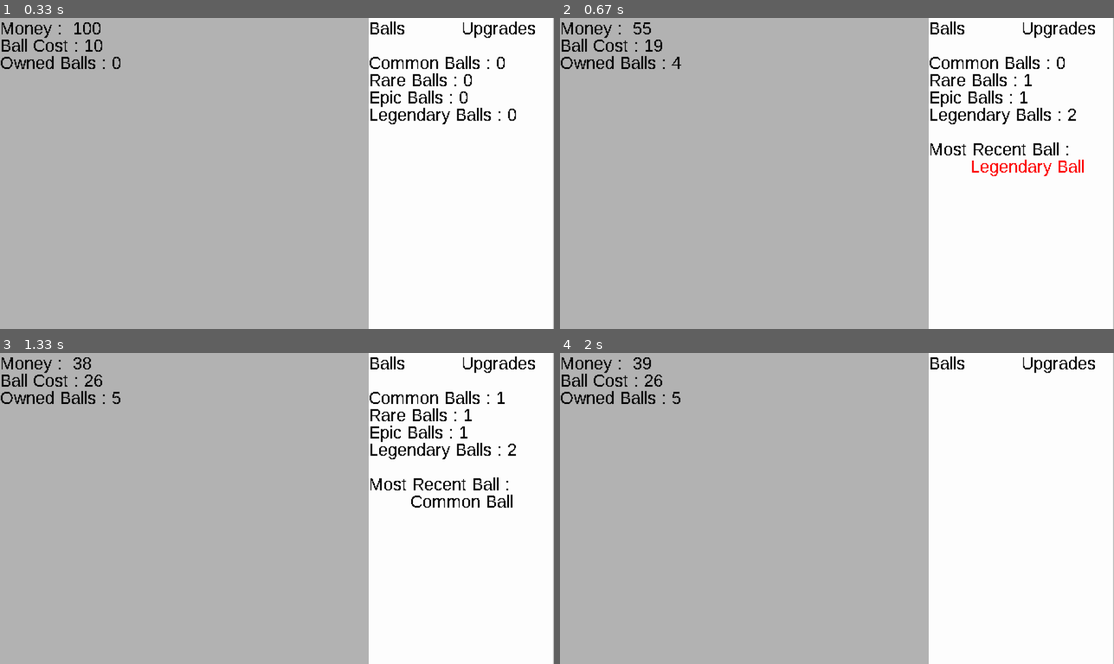
Above: before the commit, frames 1-4 (two rows, left to right).
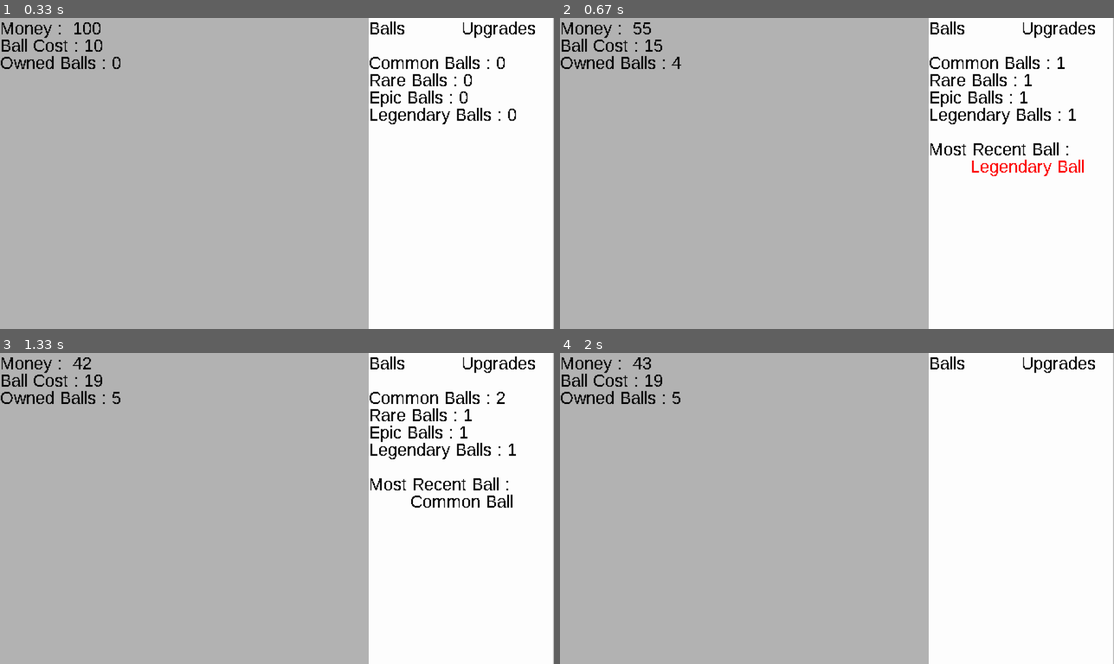
Above: after the commit, the same moments.

Repository: LZX1000/College-I
Game: pygame game, started from Incremental_Incremental.py
The game is run twice, just before and just after one commit, with the same random seed, the same clock (stepped at 60 frames per second) and the same inputs.
Inputs (mouse positions are in pixels of both pictures, inside the frame that each line leads up to):
- Up to frame 1 (0.33 s): no input
- Up to frame 2 (0.67 s): hold Enter from 0.33 s (still down)
- Up to frame 3 (1.33 s): release Enter at 0.8 s; click (144, 511) at 0.88 s; click (105, 583) at 1.22 s
- Up to frame 4 (2 s): right-click (704, 446) at 1.55 s; click (637, 499) at 1.88 s

Frame 1 is identical in both runs. In frame 2, less than 0.1% of the frame differs, in the area x 17-94%, y 6-34%; in frame 3, 0.2%, in the area x 13-94%, y 1-34%; in frame 4, 0.1%.

Commit message:
Scale price and rareties

Diff:
--- a/Incremental_Incremental.py
+++ b/Incremental_Incremental.py
@@ -7,15 +7,15 @@
     class Ball:
         def __init__(self):
             rarity = random.randint(1, 100)
-            if rarity <= 50:
+            if rarity <= 75:
                 self.rarity = "Common"
                 self.color = (0, 0, 0)
                 self.money_value = 1
-            elif rarity <= 80:
+            elif rarity <= 95:
                 self.rarity = "Rare"
                 self.color = (0, 0, 255)
                 self.money_value = 5
-            elif rarity <= 95:
+            elif rarity <= 99:
                 self.rarity = "Epic"
                 self.color = (255, 0, 255)
                 self.money_value = 25
@@ -140,13 +140,13 @@
                 enter_timer = time.monotonic()
                 if player_money >= new_ball_cost:
                     player_money -= new_ball_cost
-                    new_ball_cost = (len(balls) ** 2) + 10
+                    new_ball_cost = int(round(len(balls) ** 2) / 2 + 11)
                     unresolved_balls.append(0)
                     enter_interval_timer = time.monotonic()
             elif not enter_press_override:
                 if player_money >= new_ball_cost and time.monotonic() - enter_interval_timer >= 0.1:
                     player_money -= new_ball_cost
-                    new_ball_cost = (len(balls) ** 2) + 10
+                    new_ball_cost = int(round(len(balls) ** 2) / 2 + 11)
                     unresolved_balls.append(0)
                     enter_interval_timer = time.monotonic()
             else:
